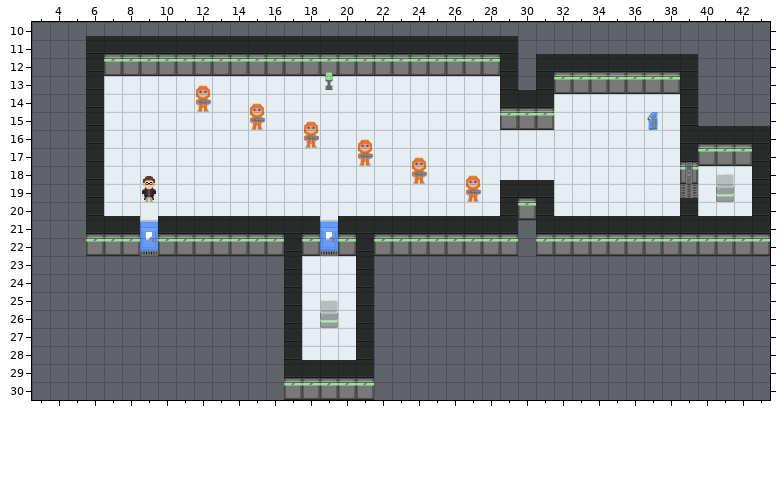
Tiled map, stored at Undetected/Undetected.app/Contents/Resources/assets/levels/level10.tmx. Above, as it was before the edit.
Cells are 32x32 px. Shown: x 3..43, y 10..30.
Now the later version:
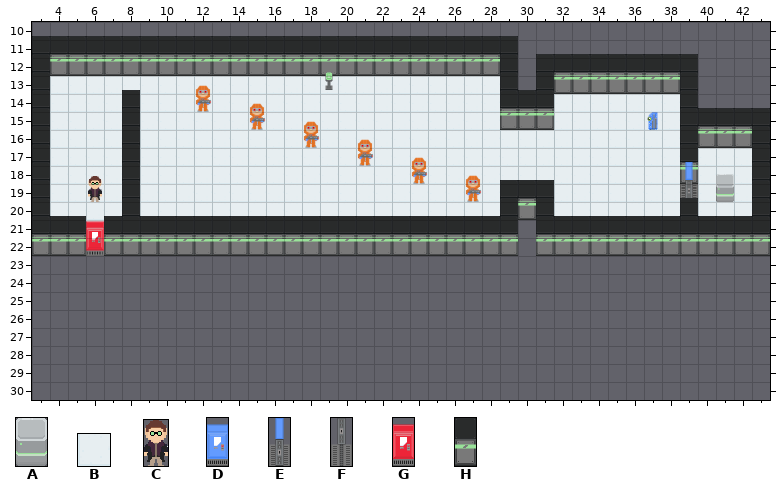
Key: from "Box2": A 0; from "FloorTile": B 0; from "Player": C 0; from "doors": D 0, E 13, F 24, G 156; from "walls": H 0.
_ is an empty cell, . an unchanged one.
Objects are placed by their top-left corner, in cells (3,4 is the top-left corner of cell 3,4); size is 1x1 cell unless given.
Difference:
--- layer "Tile Layer 1"
@@ x 4..21 @@
-13 __................
-14 __................
-15 __................
-16 __................
-17 __................
-18 __................
-19 __................
-20 __................
-21 __................
-22 __................
-23 .............BBBBB
-24 .............BBBBB
-25 .............BBBBB
-26 .............BBBBB
-27 .............BBBBB
-28 .............BBBBB
-29 .............BBBBB
-30 .............BBBBB
+13 BB................
+14 BB................
+15 BB................
+16 BB................
+17 BB................
+18 BB................
+19 BB................
+20 BB................
+21 BB................
+22 BB................
+23 ............._____
+24 ............._____
+25 ............._____
+26 ............._____
+27 ............._____
+28 ............._____
+29 ............._____
+30 ............._____
--- layer "Object Layer 1"
-H "horizontal" at 6,11.8 size 1x2.2
+H "horizontal" at 3,11.8 size 1x2.2
-H "horizontal" at 6,12.8 size 1x2.2
+H "horizontal" at 3,12.8 size 1x2.2
-H "horizontal" at 6,13.8 size 1x2.2
+H "horizontal" at 3,13.8 size 1x2.2
-H "horizontal" at 6,14.8 size 1x2.2
+H "horizontal" at 3,14.8 size 1x2.2
-H "horizontal" at 40,15.8 size 1x2.2
+H "horizontal" at 40,14.8 size 1x2.2
-H "horizontal" at 41,15.8 size 1x2.2
+H "horizontal" at 41,14.8 size 1x2.2
-H "horizontal" at 42,15.8 size 1x2.2
+H "horizontal" at 42,14.8 size 1x2.2
-H "horizontal" at 6,15.8 size 1x2.2
+H "horizontal" at 3,15.8 size 1x2.2
-H "horizontal" at 6,16.8 size 1x2.2
+H "horizontal" at 3,16.8 size 1x2.2
-H "horizontal" at 6,17.8 size 1x2.2
+H "horizontal" at 3,17.8 size 1x2.2
-C "player" at 9,18.6 size 0.8x1.4
+C "player" at 6,18.6 size 0.8x1.4
-H "horizontal" at 6,18.8 size 1x2.2
+H "horizontal" at 3,18.8 size 1x2.2
-H "horizontal" at 6,19.8 size 1x2.2
+H "horizontal" at 3,19.8 size 1x2.2
-H "horizontal" at 6,19.8 size 1x2.2
+H "horizontal" at 3,19.8 size 1x2.2
-H "horizontal" at 6,20.8 size 1x2.2
+H "horizontal" at 3,20.8 size 1x2.2
+H "horizontal" at 3,10.8 size 1x2.2
+H "horizontal" at 4,10.8 size 1x2.2
+H "horizontal" at 5,10.8 size 1x2.2
+H "horizontal" at 8,13.8 size 1x2.2
+H "horizontal" at 43,14.8 size 1x2.2
+H "horizontal" at 8,14.8 size 1x2.2
+H "horizontal" at 8,15.8 size 1x2.2
+H "horizontal" at 8,16.8 size 1x2.2
+E "door1" at 39,17.8 size 1x2.2
+H "horizontal" at 8,17.8 size 1x2.2
+H "horizontal" at 8,18.8 size 1x2.2
+H "horizontal" at 8,19.8 size 1x2.2
+H "horizontal" at 4,20.8 size 1x2.2
+H "horizontal" at 5,20.8 size 1x2.2
+H "horizontal" at 19,20.8 size 1x2.2
+H "horizontal" at 9,20.8 size 1x2.2
+G "exit" at 6,20.8 size 1x2.2
-F "door1" at 39,17.8 size 1x2.2
-D "exit" at 9,20.8 size 1x2.2
-D "door2" at 19,20.8 size 1x2.2
-H "horizontal" at 21,21.8 size 1x2.2
-H "horizontal" at 17,21.8 size 1x2.2
-H "horizontal" at 21,22.8 size 1x2.2
-H "horizontal" at 17,22.8 size 1x2.2
-H "horizontal" at 21,23.8 size 1x2.2
-H "horizontal" at 17,23.8 size 1x2.2
-H "horizontal" at 17,24.8 size 1x2.2
-H "horizontal" at 21,24.8 size 1x2.2
-A "box" at 19,25.4 size 1x1.6
-H "horizontal" at 17,25.8 size 1x2.2
-H "horizontal" at 21,25.8 size 1x2.2
-H "horizontal" at 17,26.8 size 1x2.2
-H "horizontal" at 21,26.8 size 1x2.2
-H "horizontal" at 17,27.8 size 1x2.2
-H "horizontal" at 21,27.8 size 1x2.2
-H "horizontal" at 17,28.8 size 1x2.2
-H "horizontal" at 18,28.8 size 1x2.2
-H "horizontal" at 21,28.8 size 1x2.2
-H "horizontal" at 20,28.8 size 1x2.2
-H "horizontal" at 19,28.8 size 1x2.2
Pixel boxes of the changes (left, top, right, bottom) in both pictures:
changed: (32, 36, 104, 256)
changed: (122, 90, 158, 256)
changed: (685, 108, 770, 198)
changed: (284, 216, 374, 400)
